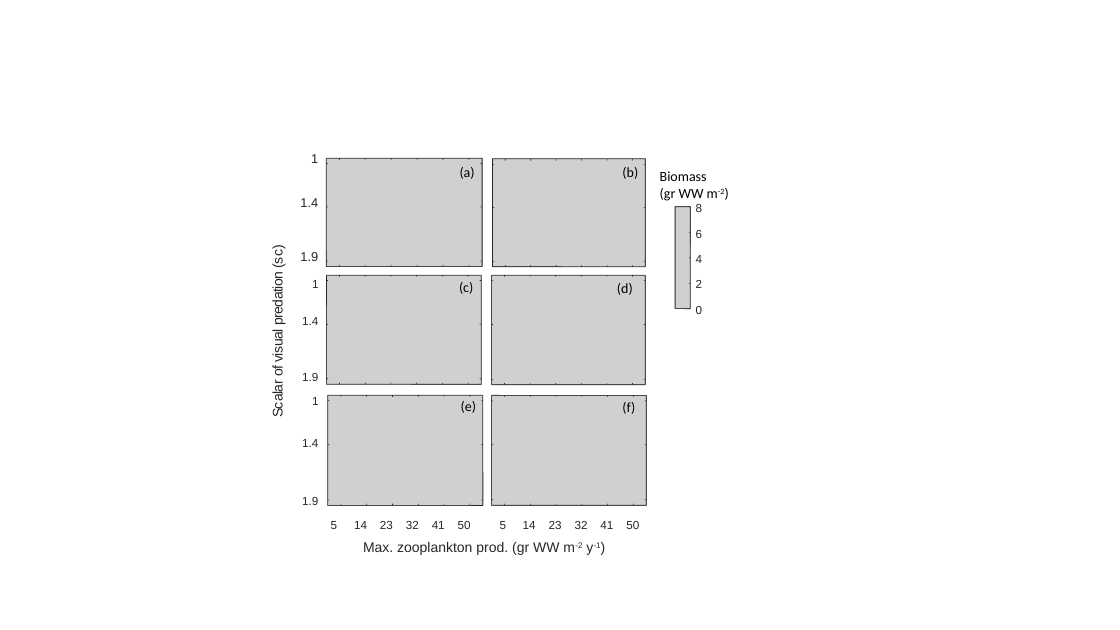
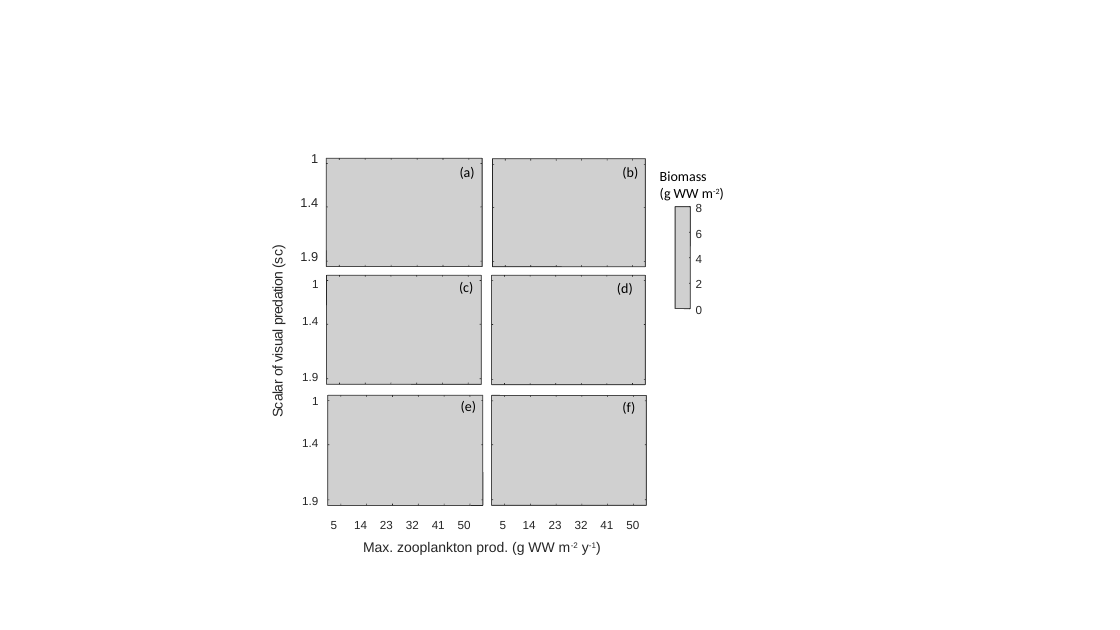
Before and after one commit to Dvandenderen/Fish_foodwebs, a slide deck: slide 1 of Supplement_forage_meso/figure forage_mesopel.pptx (slide 2 before the commit). Drawn at 1120x630 pixels with LibreOffice and Linux fonts; fonts in the diff are those of the drawing; grey boxes stand for pictures. Boxes give left, top, right and bottom in pixels: in the first picture for what was removed or moved away, otherwise in the second. Text is boxed around its words. In the diff, an @@ line names an element or a change of style, - is before the commit and + after.

```diff
--- a/Supplement_forage_meso/figure forage_mesopel.pptx
+++ b/Supplement_forage_meso/figure forage_mesopel.pptx
@@ text at <box>660,188,720,201</box>: text changed @@
-(gr WW m-2)
+(g WW m-2)
@@ text at <box>363,542,596,555</box>: text changed @@
-Max. zooplankton prod. (gr WW m-2 y-1)
+Max. zooplankton prod. (g WW m-2 y-1)
```
Also in this commit, not shown: 1 slide removed, 22 other files.
